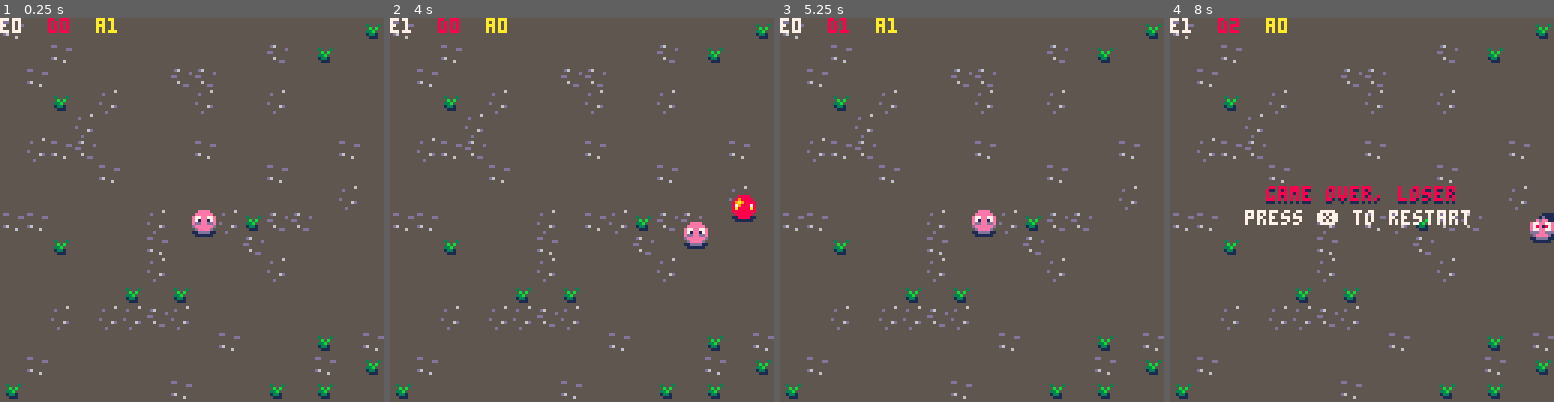
Above: before the commit, frames 1-4 (left to right).
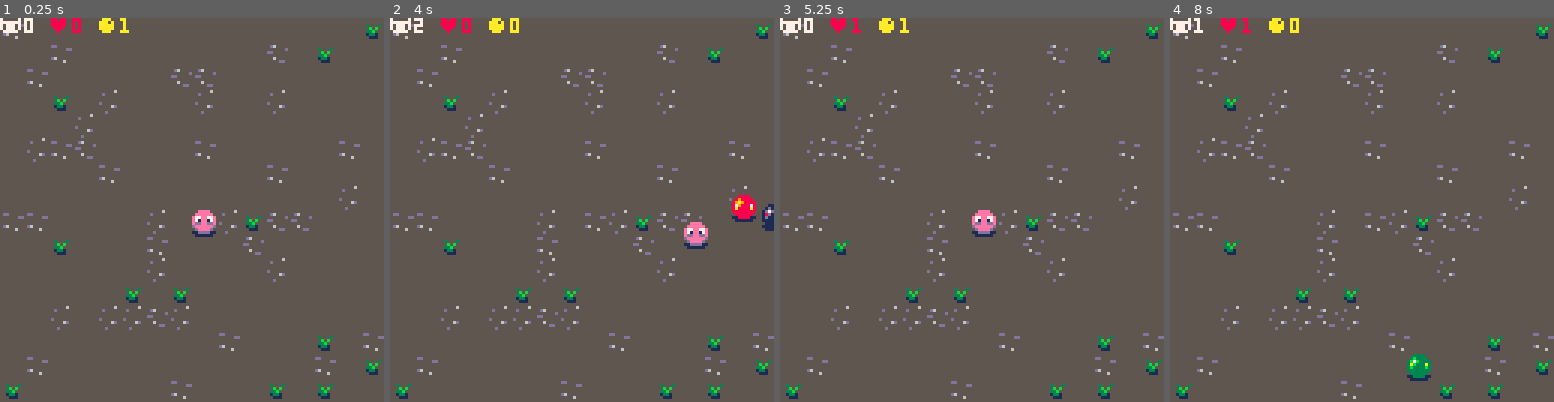
Above: after the commit, the same moments.

Repository: b4dr1ck/Pico8
Game: PICO-8 cartridge pinkcirc.p8
Same seed, same stepped clock (60 frames per second), same inputs: the game is played once before the commit and once after it.
Inputs:
- Up to frame 1 (0.25 s): no input
- Up to frame 2 (4 s): tap X (X key) at 0.33, 1.07, 1.85, 2.97 s; hold Right 1.6-2.1 s; hold Up 2.15-2.42 s; hold Right 2.47-3.03 s; hold Left 3.08-3.58 s; hold Down 3.63-3.97 s
- Up to frame 3 (5.25 s): hold Right 4.02-4.68 s; tap X (X key) at 4.08, 5.2 s; hold Up 4.73-5.03 s; hold Left from 5.08 s (still down)
- Up to frame 4 (8 s): release Left at 5.68 s; hold Down 5.73-6.03 s; hold Right 6.08-6.58 s; tap X (X key) at 6.32, 7.43 s; hold Right 6.63-7.13 s; hold Up 7.18-7.45 s; hold Right from 7.5 s (still down)

The runs differ from the first frame. In frame 1, 0.5% of the frame differs, in the area x 0-34%, y 0-4%; in frame 2, 0.8%; in frame 3, 0.5%; in frame 4, 3.6%, in the area x 0-100%, y 0-95%.

Commit message:
EXTEND: pinkcirc.p8: particle-effect on enemy-death

Diff:
--- a/pinkcirc.p8
+++ b/pinkcirc.p8
@@ -23,6 +23,16 @@
 counter=1
 counter2=1
 
+-- check if spr leaves area
+function leave_area(x,y)
+	if x > 150 or y > 150 or x < -30 or y < -30
+	then
+		return true
+	end
+
+	return false
+end
+
 -- sprite animations
 function animate(current_frame,frame_start,frame_end,delay,stop)
  if stop then
@@ -56,9 +66,9 @@
 
 
 -- init ammo
-ammo={}
-
-function new_ammo(x,y)
+bullets={}
+
+function bullet(x,y)
 	a={}
 	a.x = x
 	a.y = y
@@ -94,10 +104,27 @@
  return e
 end
 
+-- init particles
+particles={}
+
+function particle(x,y,a,spd,col,s)
+	p={}
+	p.x = x
+	p.y = y
+	p.a = a
+	p.spd = spd
+	p.col = col
+	p.s = s
+
+	return p
+end
+
 function _update()
 	counter+=1
+	counter2+=1
 
 	if not player.dead then
+
 	 --control 4-directions
 		if btn(⬅️) then	player.x-=player.spd	end
 		if btn(➡️) then player.x+=player.spd end
@@ -147,11 +174,8 @@
 				proj.y -= proj.spd
 			end
 
-		-- projectilesmy leaves level
-		if proj.x > 150 or
-					proj.y > 150 or
-					proj.x < -30 or
-					proj.y < -30
+		-- projectiles leaves level
+		if leave_area(proj.x,proj.y)
 		then
 			del(projectiles,proj)
 		end
@@ -159,16 +183,23 @@
 			-- projectile hits enemy
 			for enemy in all(enemies) do
 				if bb_collision(proj,enemy) then
+					-- particles for explosion-fx
+
+				for i=0,10 do
+					add(particles,particle(enemy.x,enemy.y,rnd(1),3,8,flr(rnd(3))))
+				end
+
+					-- del enemy
 					del(enemies,enemy)
-					add(ammo,new_ammo(enemy.x,enemy.y))
+					add(bullets,bullet(enemy.x,enemy.y))
 				end
 			end
 		end
 
-  --player get ammo
-  for a in all(ammo) do
-   if bb_collision(a,player) do
-   	del(ammo,a)
+  --player gets ammo
+  for b in all(bullets) do
+   if bb_collision(b,player) do
+   	del(bullets,b)
    	player.ammo += 1
    end
   end
@@ -194,10 +225,9 @@
 	 	sfx(0)
 		end
 
-
 		-- spawn ammo
 		if counter2 == spawn_freq2 then
-			add(ammo,new_ammo(flr(rnd(128)),flr(rnd(128))))
+			add(bullets,bullet(flr(rnd(128)),flr(rnd(128))))
 			counter2 = 0
 		end
 
@@ -205,7 +235,7 @@
 		if counter == spawn_freq then
 		 sfx(2)
 
-		 spawn_freq=flr(rnd(100)) + 50
+		 spawn_freq=flr(rnd(60)) + 10
 		 randspawn=flr(rnd(4))
 		 randimg=flr(rnd(3)) + 9
 
@@ -234,8 +265,23 @@
    player.y = 64
    player.ammo = 1
    enemies={}
+   particles={}
+   bullets={}
    counter=1
 	 end
+	end
+
+	-- particles control
+	for part in all(particles) do
+		part.x += cos(part.a)  * part.spd
+ 	part.y += sin(part.a)  * part.spd
+
+		-- particles leaves level
+		if leave_area(part.x,part.y)
+		then
+			del(particles,part)
+		end
+
 	end
 
 	-- enemy control
@@ -247,10 +293,7 @@
 		enemy.y += sin(enemy.a)  * enemy.spd
 
 		-- enemy leaves level
-		if enemy.x > 150 or
-					enemy.y > 150 or
-					enemy.x < -30 or
-					enemy.y < -30
+		if leave_area(enemy.x,enemy.y)
 		then
 			del(enemies,enemy)
 		end
@@ -306,21 +349,26 @@
 		end
 	end
 
+	-- particles
+	for part in all(particles) do
+		circfill(part.x,part.y,part.s,part.col)
+	end
+
 	-- player projectiles
 	for proj in all(projectiles) do
 		circfill(proj.x,proj.y,1,10)
 	end
 
 	-- ammo
-	for a in all(ammo) do
-		circfill(a.x,a.y,1,9)
-		circ(a.x,a.y,2,7)
+	for b in all(bullets) do
+		circfill(b.x,b.y,1,9)
+		circ(b.x,b.y,2,7)
 	end
 
 	-- hud
-	print("e"..#enemies,0,0,7)
-	print("d"..deadcounter,16,0,8)
-	print("a"..player.ammo,32,0,10)
+	print("🐱"..#enemies,0,0,7)
+	print("♥"..deadcounter,16,0,8)
+	print("●"..player.ammo,32,0,10)
 
 	-- game over hud
 	if player.dead then
